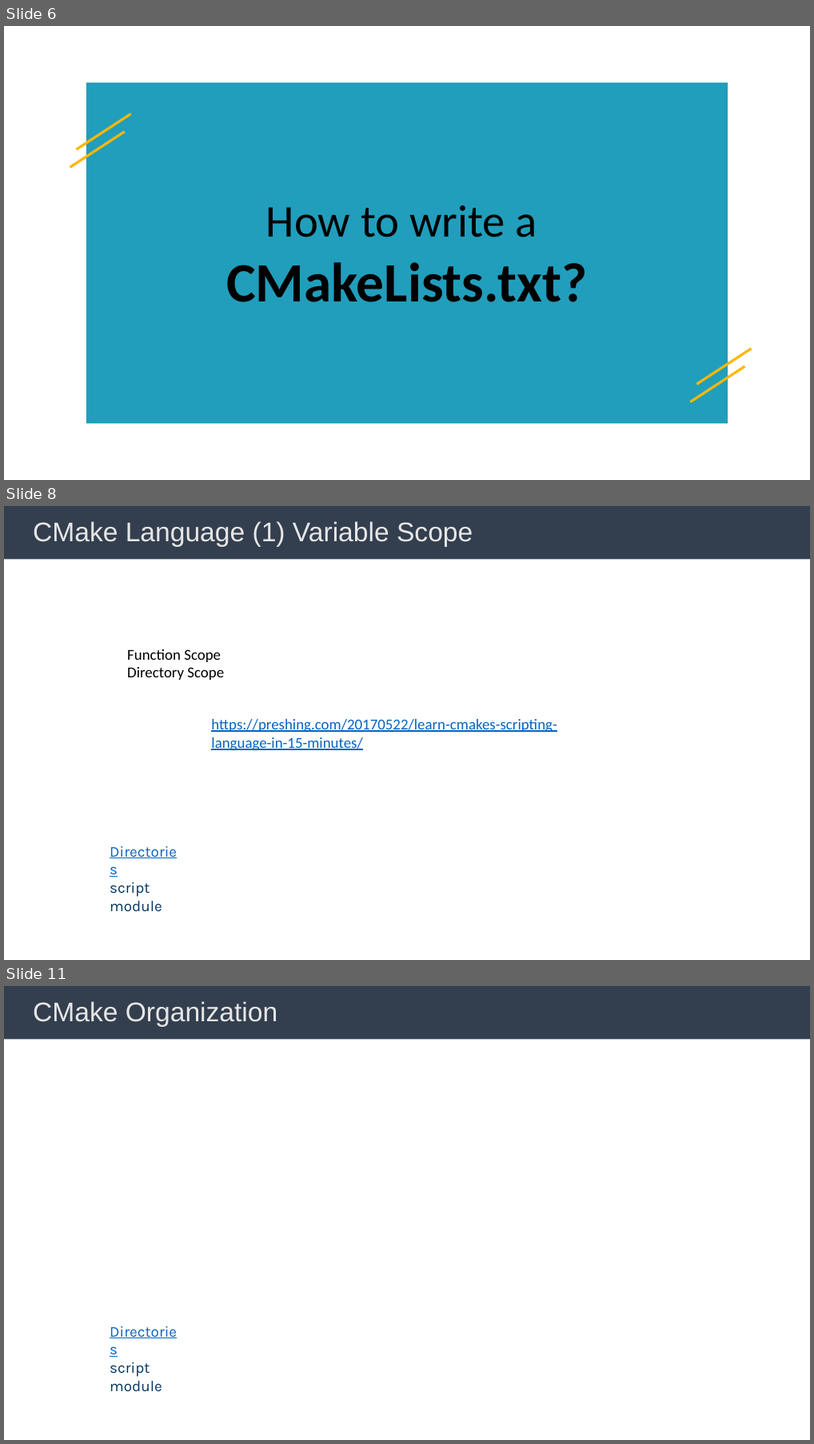
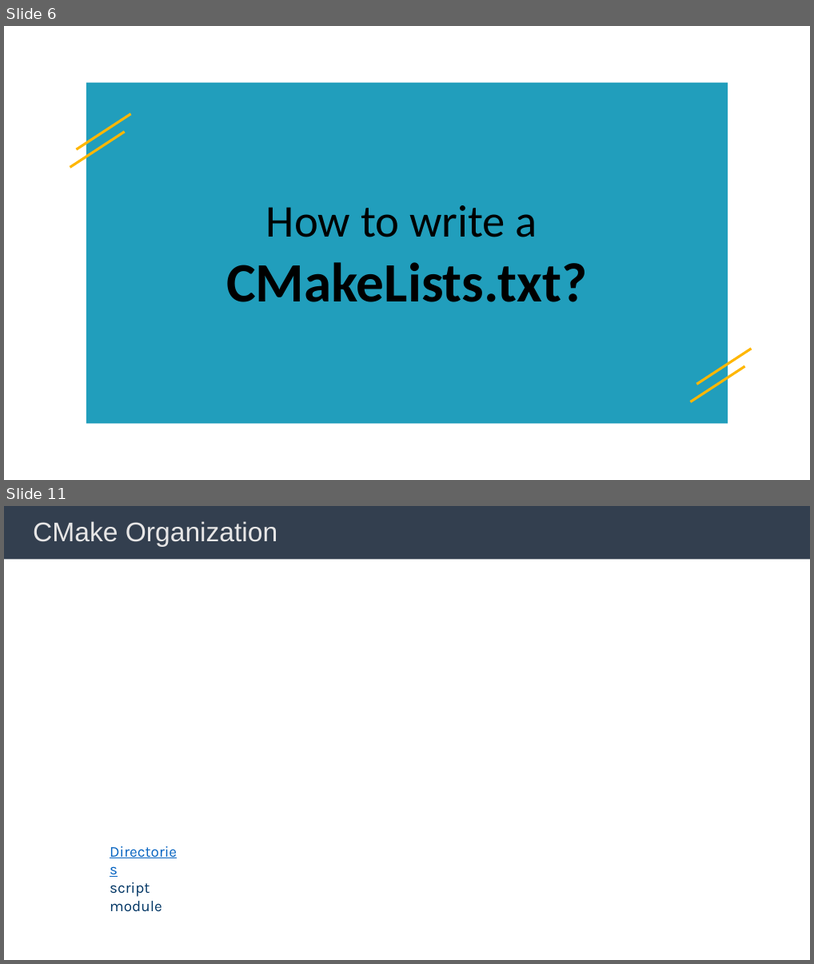
Before and after one commit to BingHanLin/Learn_Modern_CMake, a slide deck: cmake notes.pptx. Shown one above the other, each under a label of ours: slides 6, 8 and 11 before the commit, slides 6 and 11 after it; the slides between them are not shown. The pictures are 814x1444 and 814x964 pixels, drawn with LibreOffice and Linux fonts; fonts in the diff are those of the drawing; background and template pictures are left out. Boxes give left, top, right and bottom in pixels: in the first picture for what was removed or moved away, otherwise in the second. Text is boxed around its words. In the diff, an @@ line names an element or a change of style, - is before the commit and + after.

```diff
--- a/cmake notes.pptx
+++ b/cmake notes.pptx
@@ slide 8 removed at bbox=[4, 506, 810, 960], background #FFFFFF; not listed: 1 template element that a slide beside it also shows @@
@@ title removed at bbox=[33, 521, 473, 547] @@
-CMake Language (1) Variable Scope
@@ text removed at bbox=[127, 649, 224, 680] @@
-Function Scope
-Directory Scope
@@ text removed at bbox=[211, 719, 557, 751] @@
-https://preshing.com/20170522/learn-cmakes-scripting-language-in-15-minutes/
@@ text removed at bbox=[110, 882, 162, 912] @@
-Directories
-script
-module
```
Also in this commit, not shown: 5 slides changed, 2 slides added, 3 other files.
